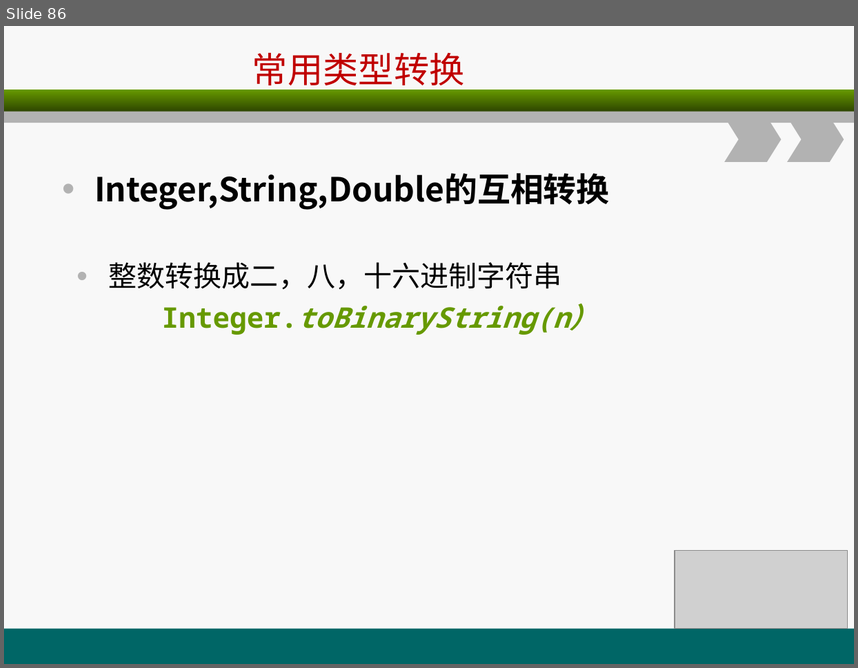
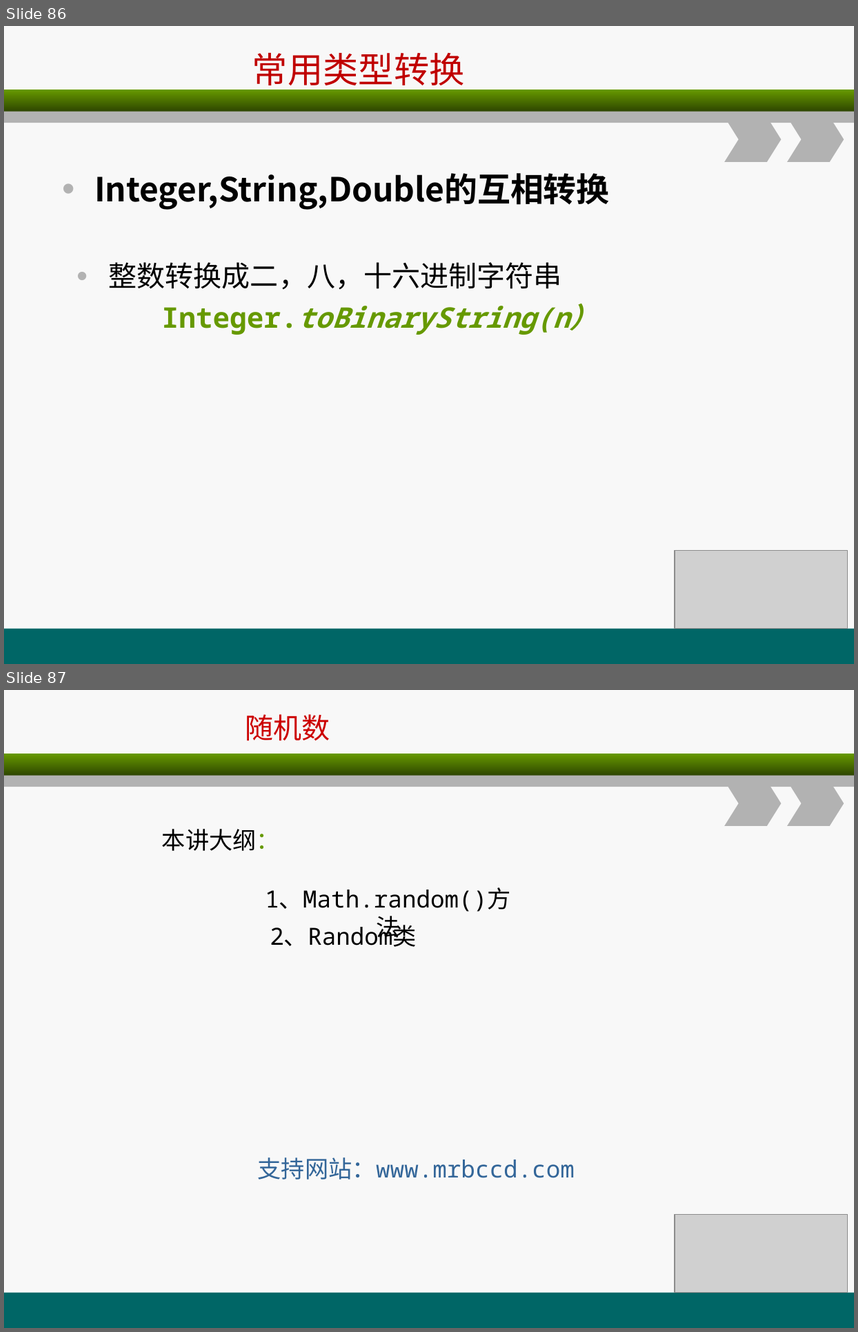
Before and after one commit to christwei/gitDoc, a slide deck: 课件/环宇/java编程基础/A3.ppt. Shown one above the other, each under a label of ours: slide 86 before the commit, slides 86 and 87 after it. The pictures are 858x668 and 858x1332 pixels, drawn with LibreOffice and Linux fonts; fonts in the diff are those of the drawing; grey boxes stand for pictures. Boxes give left, top, right and bottom in pixels: in the first picture for what was removed or moved away, otherwise in the second. Text is boxed around its words. In the diff, an @@ line names an element or a change of style, - is before the commit and + after.

```diff
--- a/课件/环宇/java编程基础/A3.ppt
+++ b/课件/环宇/java编程基础/A3.ppt
@@ slide 87 added at [4,690,854,1328], background #F8F8F8; not listed: 5 template elements that a slide beside it also shows @@
@@ text added at [245,714,330,741], 24 pt, text #CC0000 @@
+随机数
@@ text added at [162,829,280,851], 20 pt, text #000000 @@
+本讲大纲：
@@ text added at [265,887,511,943], 20 pt, text #000000 @@
+1、Math.random()方法
@@ text added at [270,923,417,947], 20 pt, text #000000 @@
+2、Random类
@@ text added at [258,1157,575,1179], 20 pt, text #336699 @@
+支持网站：www.mrbccd.com
@@ picture added at [675,1214,848,1292] @@
```
Also in this commit, not shown: 1 slide changed, 2 other slides added, 2 other files.
